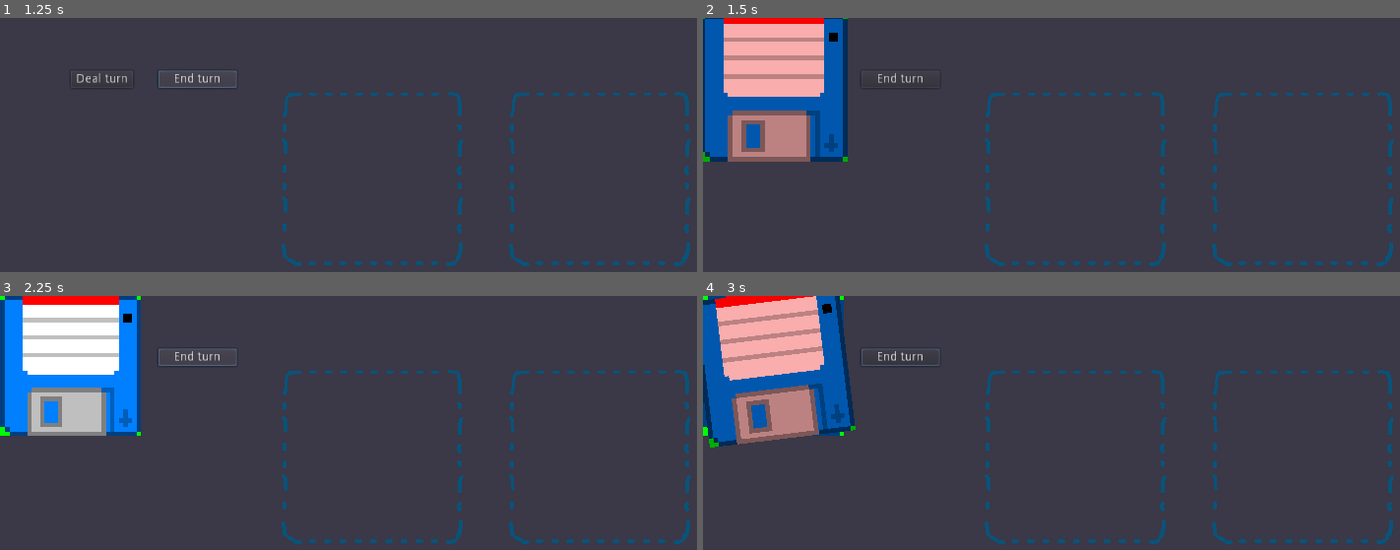
Above: before the commit, frames 1-4 (two rows, left to right).
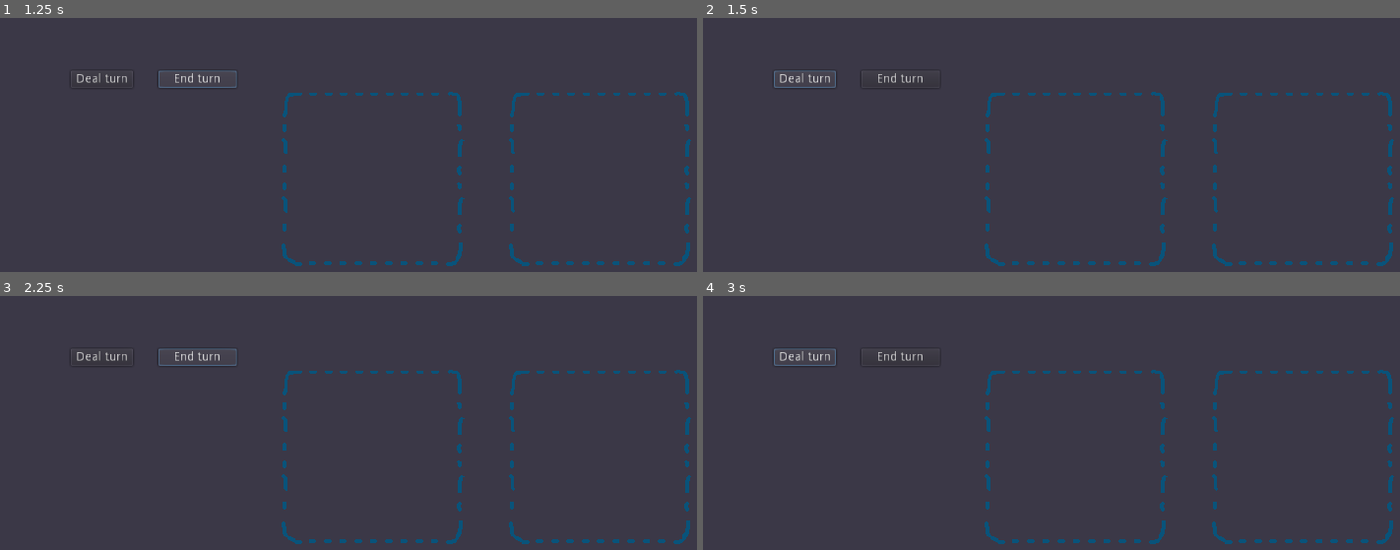
Above: after the commit, the same moments.

Repository: enricllagostera/card_system
Game: Godot game, scene res://workshop.tscn
The game is run twice, just before and just after one commit, with the same random seed, the same clock (stepped at 60 frames per second) and the same inputs.
Inputs:
- Up to frame 1 (1.25 s): click "End turn" at 0.5 s
- Up to frame 2 (1.5 s): click "Deal turn" at 1.25 s
- Up to frame 3 (2.25 s): click "End turn" at 2 s
- Up to frame 4 (3 s): click "Deal turn" at 2.75 s

Frame 1 is identical in both runs. In frame 2, 12% of the frame differs, in the area x 0-21%, y 0-57%; in frame 3, 11%; in frame 4, 12%, in the area x 0-35%, y 0-60%.
Error after the commit: Parse Error: The method "remove_from_top" isn't declared in the current class. (res://replicator.gd:12)

Commit message:
refactor(card_system): :art: Made CardContainer a superclass extending Control.
Decks, Holders and Tabletops work via inheritance now. Changes are tested.

Diff:
--- a/card_system/card.gd
+++ b/card_system/card.gd
@@ -8,16 +8,18 @@
 var _cursor_over
 var _grabbed_offset
 
+var container = null
+
 var uuid_util = preload("res://card_system/uuid/uuid.gd")
 
-var id = "" setget set_id, get_id
+var card_id = "" setget set_card_id, get_card_id
 
 signal card_picked
 signal card_dropped
 
 
 func _init():
-	set_id()
+	set_card_id()
 	rect_pivot_offset = rect_size / 2
 	_cursor_over = false
 
@@ -86,15 +88,15 @@
 		area.holder.on_card_exited(self)
 
 
-func set_id(new_id = ""):
+func set_card_id(new_id = ""):
 	if new_id == "":
-		id = uuid_util.v4()
+		card_id = uuid_util.v4()
 		return
-	id = new_id
+	card_id = new_id
 
 
-func get_id():
-	return id
+func get_card_id():
+	return card_id
 
 
 func move_to(position, duration):
--- a/card_system/card_container.gd
+++ b/card_system/card_container.gd
@@ -1,18 +1,18 @@
-extends Reference
+extends Control
 
 class_name CardContainer
 
 const UNLIMITED_CAPACITY = -1
 
-var capacity := UNLIMITED_CAPACITY setget set_capacity, get_capacity
+export(int, -1, 9999) var capacity := UNLIMITED_CAPACITY setget set_capacity, get_capacity
 var _cards = []
 
-signal added_card
-signal added_card_already_in_container
-signal added_card_over_capacity
-signal removed_card
-signal removed_card_container_was_empty
-signal removed_card_id_not_found
+signal card_added
+signal card_added_already_in_container
+signal card_added_over_capacity
+signal card_removed
+signal card_removed_container_was_empty
+signal card_removed_id_not_found
 
 
 func _init():
@@ -21,22 +21,30 @@
 
 func set_capacity(new_capacity):
 # TODO emit signal when trying to make capacity smaller than current contents
-	capacity = new_capacity
+	if new_capacity != null:
+		capacity = new_capacity
 
 
 func get_capacity():
 	return capacity
 
 
+func has_available_capacity(cards_to_add):
+	if capacity == UNLIMITED_CAPACITY:
+		return true
+	return capacity >= count() + cards_to_add
+
+
 func add(card:Card):
-	if not has(card.id):
+	if not has(card.card_id):
 		if count() + 1 <= capacity or capacity == UNLIMITED_CAPACITY:
 			_cards.append(card)
-			emit_signal("added_card")
+			card.container = self
+			emit_signal("card_added")
 		else:
-			emit_signal("added_card_over_capacity")
+			emit_signal("card_added_over_capacity")
 	else:
-		emit_signal("added_card_already_in_container")
+		emit_signal("card_added_already_in_container")
 
 
 func count():
@@ -46,33 +54,38 @@
 func get_ids() -> Array:
 	var ids = []
 	for c in _cards:
-		ids.append(c.id)
+		ids.append(c.card_id)
 	return ids
+
+
+func is_empty():
+	return count() == 0
 
 
 func remove_last():
 	var res = null
 	if not _cards.empty():
-		res = remove_by_id(_cards.back().id)
+		res = remove_by_id(_cards.back().card_id)
 	else:
-		emit_signal("removed_card_container_was_empty")
+		emit_signal("card_removed_container_was_empty")
 	return res
 
 
-func remove_by_id(id):
+func remove_by_id(card_id):
 	var res = null
-	var i = _find_index_by_id(id)
+	var i = find_index_by_id(card_id)
 	if i >= 0:
 		res = _cards[i]
 		_cards.remove(i)
-		emit_signal("removed_card")
+		res.container = null
+		emit_signal("card_removed", res)
 	else:
-		emit_signal("removed_card_id_not_found")
+		emit_signal("card_removed_id_not_found")
 	return res
 
 
-func remove(card):
-	return remove_by_id(card.id)
+func remove(card:Card):
+	return remove_by_id(card.card_id)
 
 
 func peek_last():
@@ -81,23 +94,37 @@
 	return null
 
 
-func _find_index_by_id(id):
+func find_index_by_id(card_id):
 	for c in range(_cards.size()):
-		if _cards[c].id == id:
+		if _cards[c].card_id == card_id:
 			return c
 	return -1
 
 
-func _find_by_id(id):
-	var i = _find_index_by_id(id)
+func find_by_id(card_id):
+	var i = find_index_by_id(card_id)
 	if i >= 0:
 		return _cards[i]
 	return null
 
 
-func has(id) -> bool:
-	return _find_index_by_id(id) >= 0
+func has(card_id) -> bool:
+	return find_index_by_id(card_id) >= 0
+
+
+func has_card(card) -> bool:
+	if card != null and card is Card:
+		return find_index_by_id(card.card_id) >= 0
+	return false
 
 
 func shuffle():
 	_cards.shuffle()
+
+
+static func switch(card:Card, origin:CardContainer, destination:CardContainer):
+	if origin.has_card(card) and not destination.has_card(card):
+		origin.remove(card)
+		destination.add(card)
+	else:
+		push_warning("Switching containers failed.")
--- a/card_system/deck.gd
+++ b/card_system/deck.gd
@@ -1,50 +1,8 @@
-extends Node
+extends CardContainer
 
 class_name Deck
 
-const UNLIMITED_CAPACITY := -1
-
-var _cards :CardContainer
-
-export var capacity := UNLIMITED_CAPACITY setget set_capacity, get_capacity
-
-signal card_dealt
-signal card_dealt_fail_empty
 signal deck_shuffled
-
-
-func _init():
-	_cards = CardContainer.new()
-
-
-func count() -> int:
-	return _cards.count()
-
-
-func add(card:Card) -> void:
-	_cards.add(card)
-
-
-func set_capacity(new_capacity):
-	capacity = new_capacity
-
-
-func get_capacity():
-	return capacity
-
-
-func peek_top() -> Card:
-	return _cards.peek_last()
-
-
-func deal() -> Card:
-	var result = _cards.remove_last()
-	if result != null:
-		emit_signal("card_dealt", result)
-	else:
-		emit_signal("card_dealt_fail_empty")
-	return result
-
 
 func random_shuffle():
 	randomize()
@@ -57,13 +15,5 @@
 
 
 func _shuffle():
-	_cards.shuffle()
+	shuffle()
 	emit_signal("deck_shuffled")
-
-
-func get_ids() -> Array:
-	return _cards.get_ids()
-
-
-func has(card):
-	return _cards.has(card.id)
--- a/card_system/holder.gd
+++ b/card_system/holder.gd
@@ -1,26 +1,17 @@
-extends Control
+extends CardContainer
 
 class_name Holder
 
-var _cards:CardContainer = null
-
-export(int) var capacity = 1
 export(bool) var snap_on_drop = true
 export(float) var snap_duration := 0.1
 
-signal card_added
 signal card_entered
 signal card_exited
 signal card_placed
-signal card_removed
-
-
-func _init():
-	_cards = CardContainer.new()
-	rect_pivot_offset = rect_size / 2
 
 
 func _ready():
+	rect_pivot_offset = rect_size / 2
 	$Sensor.holder = self
 	$Sensor.position = rect_pivot_offset
 	$Visual.rect_position = Vector2.ZERO
@@ -29,13 +20,13 @@
 
 
 func _highlight_top_card():
-	if _cards.count() == 0:
+	if count() == 0:
 		return
-	for c in _cards._cards:
+	for c in _cards:
 		c.mouse_filter = MOUSE_FILTER_IGNORE
 		c.modulate = Color.black
-	_cards.peek_last().modulate = Color.white
-	_cards.peek_last().mouse_filter = MOUSE_FILTER_STOP
+	peek_last().modulate = Color.white
+	peek_last().mouse_filter = MOUSE_FILTER_STOP
 
 
 func _continue_flip(object, _key):
@@ -52,13 +43,6 @@
 		$Tween.start()
 
 
-func _add(card):
-	_cards.add(card)
-	_snap(card)
-	_highlight_top_card()
-	emit_signal("card_added", card)
-
-
 func on_card_entered(card):
 	if not has_card(card):
 		card.connect("card_dropped", self, "_on_card_dropped")
@@ -71,47 +55,28 @@
 	emit_signal("card_exited")
 
 
-func on_card_removed(card):
-	remove(card)
-
-
 func _on_card_dropped(card):
-	emit_signal("card_placed")
-	if not has_card(card) and count() + 1 <= capacity:
-		_add(card)
-		return
+	if not has_card(card) and has_available_capacity(1):
+		emit_signal("card_placed", card)
 	if has_card(card):
 		if card.overlaps(self):
 			_snap(card)
 			_highlight_top_card()
-			return
-		on_card_removed(card)
+		else:
+			emit_signal("card_removed", card)
 
 
 func get_sensor():
 	return $Sensor
 
 
-func has_card(card):
-	return _cards.has(card.id)
+func add(card):
+	.add(card)
 
 
 func remove(card):
-	card.disconnect("card_dropped", self, "_on_card_dropped")
-	if count() > 0 and card == _cards.peek_last():
-		_cards.remove_last()
+	if card.is_connected("card_dropped", self, "_on_card_dropped"):
+		card.disconnect("card_dropped", self, "_on_card_dropped")
+	.remove(card)
 	_highlight_top_card()
 	card.modulate = Color.white
-	emit_signal("card_removed", card)
-
-
-func peek_last():
-	return _cards.peek_last()
-
-
-func remove_from_top():
-	return _cards.remove_last()
-
-
-func count():
-	return _cards.count()
--- a/card_system/holder.tscn
+++ b/card_system/holder.tscn
@@ -24,6 +24,9 @@
 "_edit_group_": true,
 "_edit_use_anchors_": false
 }
+capacity = null
+snap_on_drop = null
+snap_duration = null
 
 [node name="Visual" type="NinePatchRect" parent="."]
 anchor_right = 1.0
--- a/card_system/tests/unit/test_card.gd
+++ b/card_system/tests/unit/test_card.gd
@@ -24,8 +24,8 @@
 
 
 func test_id_accessors():
-	assert_accessors(card_scene,"id", card_scene.get_id(), "2")
-	card_scene.set_id()
+	assert_accessors(card_scene,"card_id", card_scene.get_card_id(), "2")
+	card_scene.set_card_id()
 	var card2 = CardScene.instance()
 	add_child_autofree(card2)
-	assert_ne(card_scene.id, card2.id, "Two cards should have different ids by default.")
+	assert_ne(card_scene.card_id, card2.card_id, "Two cards should have different ids by default.")
--- a/card_system/tests/unit/test_card_container.gd
+++ b/card_system/tests/unit/test_card_container.gd
@@ -5,6 +5,7 @@
 
 func before_each():
 	container = CardContainer.new()
+	autofree(container)
 
 
 func test_init():
@@ -21,7 +22,7 @@
 	watch_signals(container)
 	container.add(c1)
 	container.add(c2)
-	assert_signal_not_emitted(container, "added_card_already_in_container")
+	assert_signal_not_emitted(container, "card_added_already_in_container")
 	assert_eq(container.count(), 2)
 
 
@@ -34,7 +35,7 @@
 	watch_signals(container)
 	container.add(c1)
 	container.add(c2)
-	assert_signal_emitted(container, "added_card_over_capacity")
+	assert_signal_emitted(container, "card_added_over_capacity")
 	assert_eq(container.count(), 1)
 
 
@@ -43,7 +44,7 @@
 	var removed = container.remove_last()
 	assert_eq(container.count(), 0)
 	assert_null(removed)
-	assert_signal_emitted(container, "removed_card_container_was_empty")
+	assert_signal_emitted(container, "card_removed_container_was_empty")
 
 
 func test_remove_last_card_from_container():
@@ -65,12 +66,12 @@
 	autofree(c1)
 
 	watch_signals(container)
-	var id = c1.get_id()
-	var removed = container.remove_by_id(id)
+	var card_id = c1.card_id
+	var removed = container.remove_by_id(card_id)
 	assert_eq(container.count(), 0)
 	assert_not_null(removed)
-	removed = container.remove_by_id(id)
-	assert_signal_emitted(container, "removed_card_id_not_found")
+	removed = container.remove_by_id(card_id)
+	assert_signal_emitted(container, "card_removed_id_not_found")
 	assert_null(removed)
 
 
@@ -84,18 +85,18 @@
 	assert_eq(container.count(), 0)
 	assert_not_null(removed)
 	removed = container.remove(c1)
-	assert_signal_emitted(container, "removed_card_id_not_found")
+	assert_signal_emitted(container, "card_removed_id_not_found")
 	assert_null(removed)
 
 
 func test_find_index_by_id():
-	assert_eq(container._find_index_by_id(""), -1)
+	assert_eq(container.find_index_by_id(""), -1)
 	var c1 = Card.new()
 	container.add(c1)
 	autofree(c1)
-	assert_eq(container._find_index_by_id(c1.id), 0)
-	assert_eq(container._find_by_id(c1.id), c1)
-	assert_null(container._find_by_id(""))
+	assert_eq(container.find_index_by_id(c1.card_id), 0)
+	assert_eq(container.find_by_id(c1.card_id), c1)
+	assert_null(container.find_by_id(""))
 
 
 func test_peek_last():
@@ -104,3 +105,20 @@
 	container.add(c1)
 	autofree(c1)
 	assert_eq(container.peek_last(), c1, "Peek returns reference to last card added.")
+
+
+func test_switch():
+	var container2 = CardContainer.new()
+	autofree(container2)
+	var c1 = Card.new()
+	autofree(c1)
+
+	assert_has_method(container, "switch")
+	CardContainer.switch(c1, container, container2)
+	assert_false(container.has(c1.card_id))
+	assert_false(container2.has(c1.card_id))
+
+	container.add(c1)
+	CardContainer.switch(c1, container, container2)
+	assert_false(container.has(c1.card_id))
+	assert_true(container2.has(c1.card_id))
--- a/card_system/tests/unit/test_card_from_json.gd
+++ b/card_system/tests/unit/test_card_from_json.gd
@@ -6,11 +6,6 @@
 func before_each():
 	card = CardFromJSON.instance()
 	add_child_autofree(card)
-
-
-func test_init():
-	watch_signals(card)
-	card.set_json_file_path("res://card_system/tests/card_data.json")
 
 
 func test_set_json_file_path():
--- a/card_system/tests/unit/test_deck.gd
+++ b/card_system/tests/unit/test_deck.gd
@@ -1,15 +1,13 @@
 extends "res://addons/gut/test.gd"
 
-var DeckScript = load("res://card_system/deck.gd")
-var CardScript = load("res://card_system/card.gd")
 var deck
 var card
 
 
 func before_each():
-	deck = DeckScript.new()
+	deck = Deck.new()
 	add_child_autofree(deck)
-	card = CardScript.new()
+	card = Card.new()
 	autofree(card)
 	watch_signals(deck)
 
@@ -31,10 +29,10 @@
 
 
 func test_add_card_over_capacity():
-	card = double(CardScript).new()
+	card = double(Card).new()
 	deck.set_capacity(1)
 	deck.add(card)
-	var card2 = double(CardScript).new()
+	var card2 = double(Card).new()
 	deck.add(card2)
 	assert_eq(deck.count(), 1)
 
@@ -43,26 +41,11 @@
 	assert_accessors(deck, "capacity", deck.UNLIMITED_CAPACITY, 1)
 
 
-func test_deal_card_single():
-	deck.add(card)
-	var dealt = deck.deal()
-	assert_signal_emitted(deck, "card_dealt")
-	assert_eq(deck.count(), 0)
-	assert_not_null(dealt)
-
-
-func test_deal_card_empty_deck():
-	var dealt = deck.deal()
-	assert_signal_emitted(deck, "card_dealt_fail_empty")
-	assert_null(dealt)
-	assert_eq(deck.count(), 0)
-
-
 func test_random_shuffle():
-	var deck2 = DeckScript.new()
+	var deck2 = Deck.new()
 	autofree(deck2)
 	for _i in range(0, 52):
-		var c = CardScript.new()
+		var c = Card.new()
 		autofree(c)
 		deck.add(c)
 		deck2.add(c)
@@ -73,9 +56,9 @@
 
 
 func test_peek_top():
-	assert_null(deck.peek_top())
+	assert_null(deck.peek_last())
 	deck.add(card)
-	assert_eq(deck.peek_top(), card)
+	assert_eq(deck.peek_last(), card)
 
 
 func compare_deck_order(order1, order2):
@@ -86,10 +69,10 @@
 
 
 func test_shuffle_repeatable():
-	var deck2 = DeckScript.new()
+	var deck2 = Deck.new()
 	autofree(deck2)
 	for _i in range(0, 52):
-		var c = double(CardScript).new()
+		var c = double(Card).new()
 		deck.add(c)
 		deck2.add(c)
 	deck.repeatable_shuffle(1000)
--- a/card_system/tests/unit/test_holder.gd
+++ b/card_system/tests/unit/test_holder.gd
@@ -2,7 +2,6 @@
 
 var HolderScene = load("res://card_system/holder.tscn")
 var holder
-var Card = load("res://card_system/card.tscn")
 
 
 func before_each():
@@ -11,6 +10,7 @@
 
 
 func test_init():
+	assert_eq(holder.capacity, -1)
 	assert_almost_eq(holder.rect_pivot_offset, holder.rect_size/2, Vector2(0.1, 0.1))
 	assert_eq(holder.count(), 0)
 
@@ -26,10 +26,10 @@
 
 
 func test_add_card():
-	var card_double = double(Card).instance()
-	add_child_autofree(card_double)
+	var card_double = double(Card).new()
+	autofree(card_double)
 	watch_signals(holder)
-	holder._add(card_double)
+	holder.add(card_double)
 	assert_eq(holder.count(), 1, "Card collection increased by one.")
 	assert_signal_emitted(holder, "card_added")
 
@@ -40,8 +40,8 @@
 
 
 func test_has_card():
-	var card_temp = Card.instance()
-	add_child_autofree(card_temp)
+	var card_temp = Card.new()
+	autofree(card_temp)
 	assert_false(holder.has_card(card_temp))
-	holder._add(card_temp)
+	holder.add(card_temp)
 	assert_true(holder.has_card(card_temp))
--- a/project.godot
+++ b/project.godot
@@ -14,7 +14,7 @@
 "language": "GDScript",
 "path": "res://card_system/card.gd"
 }, {
-"base": "Reference",
+"base": "Control",
 "class": "CardContainer",
 "language": "GDScript",
 "path": "res://card_system/card_container.gd"
@@ -29,7 +29,7 @@
 "language": "GDScript",
 "path": "res://card_system/card_from_json.gd"
 }, {
-"base": "Node",
+"base": "CardContainer",
 "class": "Deck",
 "language": "GDScript",
 "path": "res://card_system/deck.gd"
@@ -44,7 +44,7 @@
 "language": "GDScript",
 "path": "res://floppy.gd"
 }, {
-"base": "Control",
+"base": "CardContainer",
 "class": "Holder",
 "language": "GDScript",
 "path": "res://card_system/holder.gd"
@@ -59,7 +59,7 @@
 "language": "GDScript",
 "path": "res://sfx_player.gd"
 }, {
-"base": "Node2D",
+"base": "CardContainer",
 "class": "Tabletop",
 "language": "GDScript",
 "path": "res://tabletop.gd"
--- a/tests/unit/test_tabletop.gd
+++ b/tests/unit/test_tabletop.gd
@@ -20,7 +20,7 @@
 	autofree(c2)
 	assert_has_method(tabletop, "add")
 	tabletop.add(c1)
-	assert_eq(tabletop.cards.peek_last(), c1)
+	assert_eq(tabletop.peek_last(), c1)
 	tabletop.add(c2)
 	assert_eq(tabletop.count(), 2)
 
@@ -33,7 +33,7 @@
 	tabletop.set_capacity(1)
 	tabletop.add(c1)
 	tabletop.add(c2)
-	assert_eq(tabletop.cards.peek_last(), c1)
+	assert_eq(tabletop.peek_last(), c1)
 	assert_eq(tabletop.count(), 1)
 
 
@@ -41,18 +41,9 @@
 	var c1 = Card.new()
 	autofree(c1)
 	assert_has_method(tabletop, "find_by_id")
-	assert_null(tabletop.find_by_id(c1.id))
+	assert_null(tabletop.find_by_id(c1.card_id))
 	tabletop.add(c1)
-	assert_eq(tabletop.find_by_id(c1.id), c1)
-
-
-func test_find_card_node():
-	var c1 = Card.new()
-	autofree(c1)
-	assert_has_method(tabletop, "find")
-	assert_null(tabletop.find(c1))
-	tabletop.add(c1)
-	assert_eq(tabletop.find(c1), c1)
+	assert_eq(tabletop.find_by_id(c1.card_id), c1)
 
 
 func test_remove_card():
--- a/tests/unit/test_workshop.gd
+++ b/tests/unit/test_workshop.gd
@@ -11,7 +11,7 @@
 
 
 func test_new_workshop():
-	# assert_eq(wksp.card_db.json_file_path, "res://all_diskettes_01.json")
+	assert_eq(wksp.card_db.json_file_path, "res://all_diskettes_01.json")
 	assert_is(wksp, Workshop)
 	assert_not_null(wksp.deck)
 	assert_not_null(wksp.discard_deck)
@@ -20,8 +20,8 @@
 
 func test_loaded_floppies():
 	assert_gt((wksp as Workshop).deck.count(), 0)
-	assert_is(wksp.deck.peek_top(), Floppy)
-	assert_eq(wksp.deck.peek_top().get_label(), "floppy 04")
+	assert_is(wksp.deck.peek_last(), Floppy)
+	assert_eq(wksp.deck.peek_last().get_label(), "floppy 04")
 
 
 func test_fill_tabletop():
